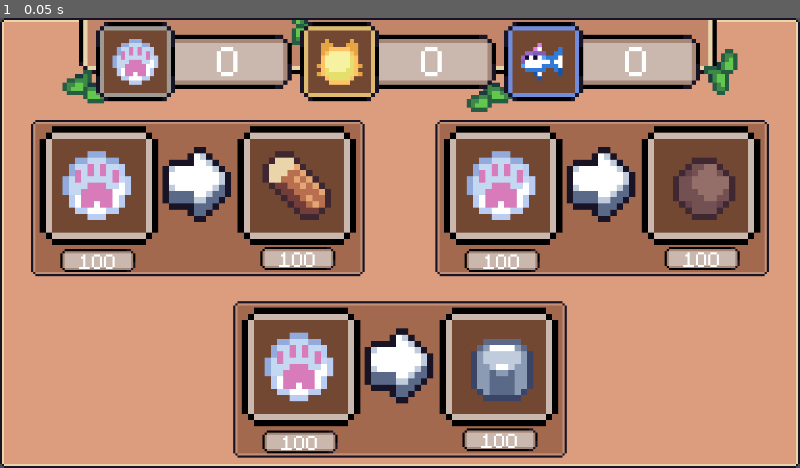
Above: before the commit, frame 1.
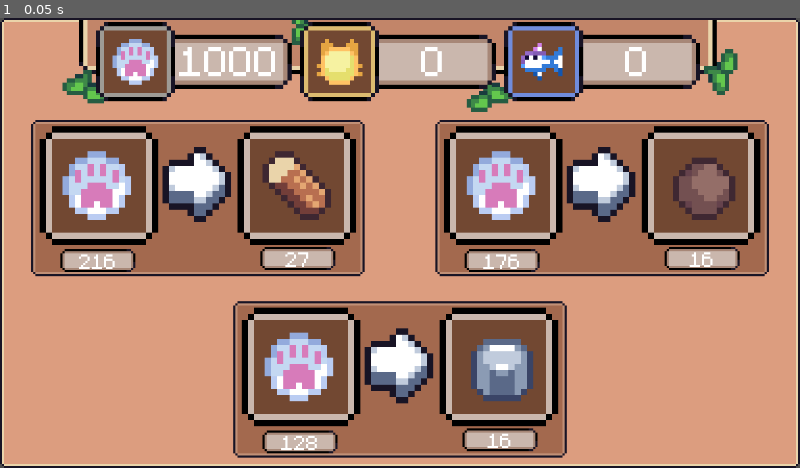
Above: after the commit, the same moment.

Repository: Mikihero/cozy-cat-resort
Game: Godot game, scene res://Scenes/wandering_trader_ui.tscn
Same seed, same stepped clock (60 frames per second), same inputs: the game is played once before the commit and once after it. This scene is started directly instead of the project's main scene.
Inputs:
- Up to frame 1 (0.05 s): no input

The runs differ from the first frame. In frame 1, 0.7% of the frame differs, in the area x 9-90%, y 6-96%.

Commit message:
work on trade logic

Diff:
--- a/Scenes/wandering_trader_ui.tscn
+++ b/Scenes/wandering_trader_ui.tscn
@@ -3,12 +3,12 @@
 [ext_resource type="Texture2D" uid="uid://d2pt3shydhe8b" path="res://Assets/ui/simple-background.png" id="1_5lush"]
 [ext_resource type="Script" uid="uid://cpmt8kr7rnh3m" path="res://Scripts/trade_manager.gd" id="2_bynap"]
 [ext_resource type="PackedScene" uid="uid://gltssceucsnb" path="res://Scenes/examples/coin display.tscn" id="2_wwimc"]
-[ext_resource type="StyleBox" uid="uid://ctx4kjqyma3uy" path="res://Assets/ui/styles/simple-dark.tres" id="3_140t8"]
+[ext_resource type="StyleBox" uid="uid://cbif8uak1xd8c" path="res://Assets/ui/styles/simple-dark.tres" id="3_140t8"]
 [ext_resource type="Texture2D" uid="uid://7e2adnlhpgp3" path="res://Assets/ui/wandering-trader/traded-item-background.png" id="3_mg1x1"]
 [ext_resource type="Texture2D" uid="uid://r2jm7c42ksne" path="res://Assets/resources/wood.png" id="4_bv8y1"]
 [ext_resource type="StyleBox" uid="uid://douabvrad66ov" path="res://Assets/ui/styles/brown-pressed.tres" id="4_ti1ra"]
 [ext_resource type="Texture2D" uid="uid://dcpdpybm41l13" path="res://Assets/ui/wandering-trader/arrow-right.png" id="5_bv8y1"]
-[ext_resource type="Script" uid="uid://cerhmdh200l4r" path="res://Scripts/TradeDisplay.gd" id="5_ti1ra"]
+[ext_resource type="Script" uid="uid://cerhmdh200l4r" path="res://Scripts/trade_display.gd" id="5_mfv16"]
 [ext_resource type="Texture2D" uid="uid://ctrijwaomomj2" path="res://Assets/ui/coins/silver-coin.png" id="6_ywle7"]
 [ext_resource type="Texture2D" uid="uid://bvh2pxo1q2i4h" path="res://Assets/ui/wandering-trader/arrow-right-pressed.png" id="7_ywle7"]
 [ext_resource type="Texture2D" uid="uid://ck28d5wkfew8n" path="res://Assets/ui/wandering-trader/traded-item-background-pressed.png" id="9_ucy5d"]
@@ -69,7 +69,7 @@
 theme_override_styles/hover = ExtResource("3_140t8")
 theme_override_styles/hover_pressed = ExtResource("4_ti1ra")
 theme_override_styles/focus = SubResource("StyleBoxTexture_140t8")
-script = ExtResource("5_ti1ra")
+script = ExtResource("5_mfv16")
 arrow_texture_normal = ExtResource("5_bv8y1")
 arrow_texture_pressed = ExtResource("7_ywle7")
 item_background_normal = ExtResource("3_mg1x1")
@@ -256,7 +256,7 @@
 theme_override_styles/hover = ExtResource("3_140t8")
 theme_override_styles/hover_pressed = ExtResource("4_ti1ra")
 theme_override_styles/focus = SubResource("StyleBoxTexture_140t8")
-script = ExtResource("5_ti1ra")
+script = ExtResource("5_mfv16")
 arrow_texture_normal = ExtResource("5_bv8y1")
 arrow_texture_pressed = ExtResource("7_ywle7")
 item_background_normal = ExtResource("3_mg1x1")
@@ -448,7 +448,7 @@
 theme_override_styles/hover = ExtResource("3_140t8")
 theme_override_styles/hover_pressed = ExtResource("4_ti1ra")
 theme_override_styles/focus = SubResource("StyleBoxTexture_140t8")
-script = ExtResource("5_ti1ra")
+script = ExtResource("5_mfv16")
 arrow_texture_normal = ExtResource("5_bv8y1")
 arrow_texture_pressed = ExtResource("7_ywle7")
 item_background_normal = ExtResource("3_mg1x1")
@@ -635,7 +635,7 @@
 theme_override_styles/hover = ExtResource("3_140t8")
 theme_override_styles/hover_pressed = ExtResource("4_ti1ra")
 theme_override_styles/focus = SubResource("StyleBoxTexture_140t8")
-script = ExtResource("5_ti1ra")
+script = ExtResource("5_mfv16")
 arrow_texture_normal = ExtResource("5_bv8y1")
 arrow_texture_pressed = ExtResource("7_ywle7")
 item_background_normal = ExtResource("3_mg1x1")
--- a/Scripts/globals.gd
+++ b/Scripts/globals.gd
@@ -1,6 +1,6 @@
 extends Node
 
-var CatCoins: int = 0
+var CatCoins: int = 1000
 var GoldCatCoins: int = 0
 var DiamondCatCoins :int = 0
 
--- a/Scripts/TradeDisplay.gd
+++ b/Scripts/trade_display.gd
@@ -10,6 +10,11 @@
 @onready var input_price_tag = $"input price tag background"
 @onready var output_price_tag = $"output price tag background"
 @onready var output_item_texture = $"horizontal container/output item node/output item group node/item texture"
+@onready var input_price_text = $"input price tag background/input price tag text"
+@onready var output_price_text = $"output price tag background/output price tag text"
+
+@onready var confirm_popup = preload("res://Scenes/examples/confirm.tscn")
+@onready var ok_popup = preload("res://Scenes/examples/ok.tscn")
 
 @export var arrow_texture_normal: Texture2D
 @export var arrow_texture_pressed: Texture2D
@@ -19,6 +24,9 @@
 @export var price_tag_pressed: Texture2D
 
 var trade_item: Variant
+var item_unit_price: int
+var item_amount: int
+var item_stack_price: int
 
 # Called when the node enters the scene tree for the first time.
 func _ready() -> void:
@@ -48,6 +56,19 @@
 	input_price_tag.texture = price_tag_normal
 	output_price_tag.texture = price_tag_normal
 
+	if Globals.CatCoins - item_stack_price < 0:
+		var ok_instance = ok_popup.instantiate()
+		ok_instance.message_text = "Not enough silver catcoins."
+		add_child(ok_instance)
+		return
+
+	var confirm_instance = confirm_popup.instantiate()
+	confirm_instance.message_text = "Are you sure you want to spend " + str(item_stack_price) + " silver catcoins?"
+	confirm_instance.action_to_execute = do_trade_items
+	confirm_instance.arguments = [str(trade_item), item_amount, item_stack_price]
+	add_child(confirm_instance)
+
+
 func initialize_trades() -> void:
 	trade_item = manager.receive_trade_item()
 	if trade_item == null:
@@ -55,6 +76,17 @@
 		return
 	#else:
 		#print(trade_item)
-	print(trade_item)
 	output_item_texture.texture = manager.item_textures_dict[trade_item]
-	print(manager.item_textures_dict[trade_item])
+
+	item_unit_price = manager.receive_item_price(trade_item)
+	item_amount = manager.receive_item_amount(trade_item)
+	item_stack_price = ceil(item_amount * item_unit_price)
+
+	input_price_text.text = str(item_stack_price)
+	output_price_text.text = str(item_amount)
+
+func do_trade_items(item: String, amount: int, stack_price: int) -> void:
+	print(Globals.inventory)
+	Globals.inventory[item] += amount
+	Globals.CatCoins -= stack_price
+	print(Globals.inventory)
--- a/Scripts/trade_manager.gd
+++ b/Scripts/trade_manager.gd
@@ -1,25 +1,45 @@
 extends Node
 
 var items_array = ["wood", "clay", "stone"]
+var item_textures_dict: Dictionary
+
+# base prices per unit set here, randomized by +-25% on each load
+var item_prices_dict = {
+	"wood": 10,
+	"clay": 10,
+	"stone": 10,
+}
+
+var item_amounts_dict = {
+	"wood": 25,
+	"clay": 25,
+	"stone": 25,
+}
 
 @export var clay_texture: Texture2D
 @export var wood_texture: Texture2D
 @export var stone_texture: Texture2D
 
-var item_textures_dict: Dictionary
 
 # Called when the node enters the scene tree for the first time.
 func _enter_tree() -> void:
 	items_array.shuffle()
+
 	item_textures_dict = {
-	"wood": wood_texture,
-	"clay": clay_texture,
-	"stone": stone_texture,
+		"wood": wood_texture,
+		"clay": clay_texture,
+		"stone": stone_texture,
 	}
 
-	print(item_textures_dict)
-	print(clay_texture)
-	print(items_array)
+	for item in items_array:
+		var value = item_prices_dict[item]
+		value = floor(value * randf_range(0.5, 1.5))
+		item_prices_dict[item] = value
+
+	for item in items_array:
+		var amount = item_amounts_dict[item]
+		amount = floor(amount * randf_range(0.5, 1.5))
+		item_amounts_dict[item] = amount
 
 func _ready() -> void:
 	pass
@@ -30,3 +50,9 @@
 
 func receive_trade_item() -> Variant:
 	return items_array.pop_front()
+
+func receive_item_amount(item: String) -> int:
+	return item_amounts_dict[item]
+
+func receive_item_price(item: String) -> int:
+	return item_prices_dict[item]
Not shown: 1 places in Assets/ui/styles/price-tag-test.tres that only renumber resources
Not shown: 1 places in Assets/ui/styles/simple-dark-ish.tres that only renumber resources
Not shown: 1 places in Assets/ui/styles/simple-dark.tres that only renumber resources
Renamed: Scripts/TradeDisplay.gd.uid -> Scripts/trade_display.gd.uid
